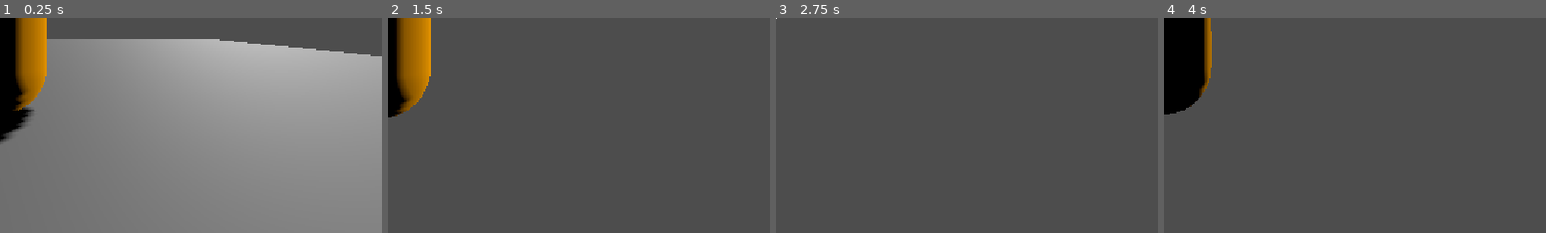
Above: before the commit, frames 1-4 (left to right).
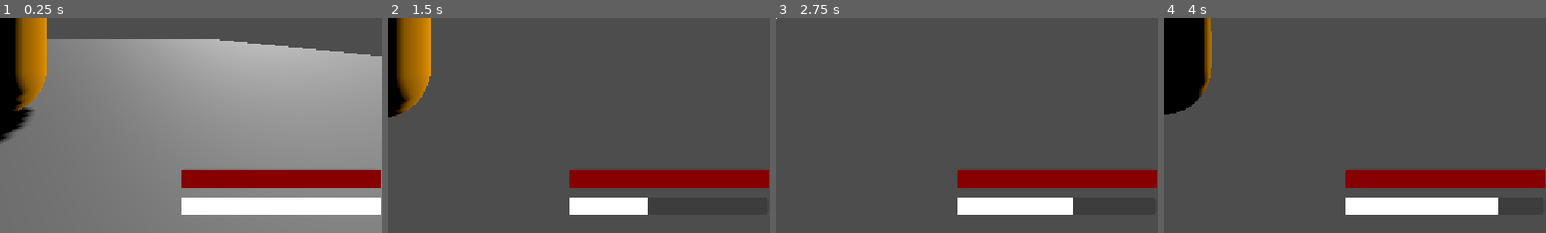
Above: after the commit, the same moments.

Repository: Quetz2002/Project-Katze
Game: Godot game, scene res://nivel_prueba.tscn
Two runs of this game, one before a commit and one after it. Both use one fixed random seed, a clock stepped at 60 frames per second and the inputs below. The project has no main scene, so this scene is started directly.
Inputs (mouse positions are % of the whole screen's width and height, from its top left):
- Up to frame 1 (0.25 s): no input
- Up to frame 2 (1.5 s): tap Enter (ui_accept) at 0.5, 0.77, 0.8, 1.07, 1.35 s; move the mouse to (55, 50) at 0.52 s; hold Right mouse button (aim) 0.53-1.28 s; hold W (move_forward) from 0.53 s (still down); move the mouse to (45, 50) at 1.27 s
- Up to frame 3 (2.75 s): keep holding W (move_forward); tap Enter (ui_accept) at 1.52, 1.82, 2.3 s; right-click (45, 50) at 1.55 s; move the mouse to (52, 48) at 2.02 s; hold Right mouse button (aim) from 2.03 s (still down)
- Up to frame 4 (4 s): keep holding W (move_forward); move the mouse to (49, 52) at 2.77 s; release Right mouse button (aim) at 2.78 s; click (49, 52) at 2.85 s; tap Enter (ui_accept) at 3.02, 3.32, 3.77, 3.8 s; right-click (49, 52) at 3.05 s; move the mouse to (57, 51) at 3.52 s; tap Tab (switch_weapon) at 3.6 s
The pictures show only the part of the screen within x 50-100%, y 50-100%; the shares and areas given below are measured in that part.

The runs differ from the first frame. In frame 1, 8.6% of the frame differs, in the area x 47-100%, y 70-92%; in frame 2, 6.1%; in frame 3, 6.8%; in frame 4, 7.6%.

Commit message:
Salud y etsamina

Diff:
--- a/bianca.gd
+++ b/bianca.gd
@@ -7,6 +7,17 @@
 @onready var reticle = $UI/CenterContainer
 @onready var raycast = $CamRoot/SpringArm3D/Camera3D/RayCast3D
 @onready var melee_hitbox = $MeleeHitbox # Nodo para el golpe cuerpo a cuerpo
+@onready var health_bar = $UI/HealthBar
+@onready var stamina_bar = $UI/StaminaBar
+
+# --- ESTADISTICAS ---
+var max_health = 100.0
+var current_health = max_health
+var max_stamina = 100.0
+var current_stamina = max_stamina
+var stamina_regen = 15.0 #Cuanta stamina recupera por segundo
+var dash_cost = 25.0
+var heavy_attack_cost = 35.0
 
 # --- ESTADOS DE ARMAS ---
 enum Weapon { RANGED, MELEE }
@@ -49,6 +60,15 @@
 	if not is_on_floor():
 		velocity += get_gravity() * delta
 
+	# Regenerar stamina
+	if current_stamina < max_stamina:
+		current_stamina += stamina_regen * delta
+		current_stamina = clamp(current_stamina, 0.0, max_stamina)
+
+	# Actualizar UI
+	stamina_bar.value = current_stamina
+	health_bar.value = current_health
+
 	# Lógica para esquivar (Dash)
 	if dash_timer > 0:
 		dash_timer -= delta
@@ -56,8 +76,9 @@
 	else:
 		SPEED = WALK_SPEED
 
-	if Input.is_action_just_pressed("ui_accept") and is_on_floor() and dash_timer <= 0:
+	if Input.is_action_just_pressed("ui_accept") and is_on_floor() and dash_timer <= 0 and current_stamina >= dash_cost:
 		dash_timer = 0.25 # El impulso dura un cuarto de segundo
+		current_stamina -= dash_cost
 
 	# Movimiento base
 	var input_dir := Input.get_vector("move_left", "move_right", "move_forward", "move_back")
@@ -115,7 +136,11 @@
 
 		# GOLPE PESADO: Reutilizamos el botón de Apuntar (Clic Derecho / LT)
 		if Input.is_action_just_pressed("aim"):
-			_ejecutar_golpe_melee("GOLPE PESADO")
+			if current_stamina >= heavy_attack_cost:
+				current_stamina -= heavy_attack_cost
+				_ejecutar_golpe_melee("GOLPE PESADO")
+			else:
+				print("No hay suficiente estamina")
 
 	# Movimiento suave de la cámara (Zoom y Desplazamiento lateral)
 	var target_cam_length = AIM_CAM_LENGTH if is_aiming else NORMAL_CAM_LENGTH
--- a/bianca.tscn
+++ b/bianca.tscn
@@ -10,6 +10,14 @@
 [sub_resource type="CapsuleMesh" id="CapsuleMesh_u11fl"]
 
 [sub_resource type="CapsuleShape3D" id="CapsuleShape3D_u11fl"]
+
+[sub_resource type="StyleBoxFlat" id="StyleBoxFlat_5s3r6"]
+bg_color = Color(0.5267932, 1.2153015e-06, 3.85046e-07, 1)
+
+[sub_resource type="Theme" id="Theme_0xcbm"]
+
+[sub_resource type="StyleBoxFlat" id="StyleBoxFlat_d8rcv"]
+bg_color = Color(1, 1, 1, 1)
 
 [sub_resource type="BoxShape3D" id="BoxShape3D_u11fl"]
 
@@ -49,6 +57,39 @@
 layout_mode = 2
 mouse_filter = 2
 
+[node name="HealthBar" type="ProgressBar" parent="UI" unique_id=1456904875]
+anchors_preset = 3
+anchor_left = 1.0
+anchor_top = 1.0
+anchor_right = 1.0
+anchor_bottom = 1.0
+offset_left = -303.0
+offset_top = -96.0
+offset_right = -3.0
+offset_bottom = -69.0
+grow_horizontal = 0
+grow_vertical = 0
+theme_override_styles/fill = SubResource("StyleBoxFlat_5s3r6")
+value = 100.0
+show_percentage = false
+
+[node name="StaminaBar" type="ProgressBar" parent="UI" unique_id=475430253]
+anchors_preset = 3
+anchor_left = 1.0
+anchor_top = 1.0
+anchor_right = 1.0
+anchor_bottom = 1.0
+offset_left = -303.0
+offset_top = -53.71997
+offset_right = -3.0
+offset_bottom = -26.71997
+grow_horizontal = 0
+grow_vertical = 0
+theme = SubResource("Theme_0xcbm")
+theme_override_styles/fill = SubResource("StyleBoxFlat_d8rcv")
+value = 100.0
+show_percentage = false
+
 [node name="MeleeHitbox" type="Area3D" parent="." unique_id=1107020420]
 
 [node name="CollisionShape3D" type="CollisionShape3D" parent="MeleeHitbox" unique_id=2003638918]
